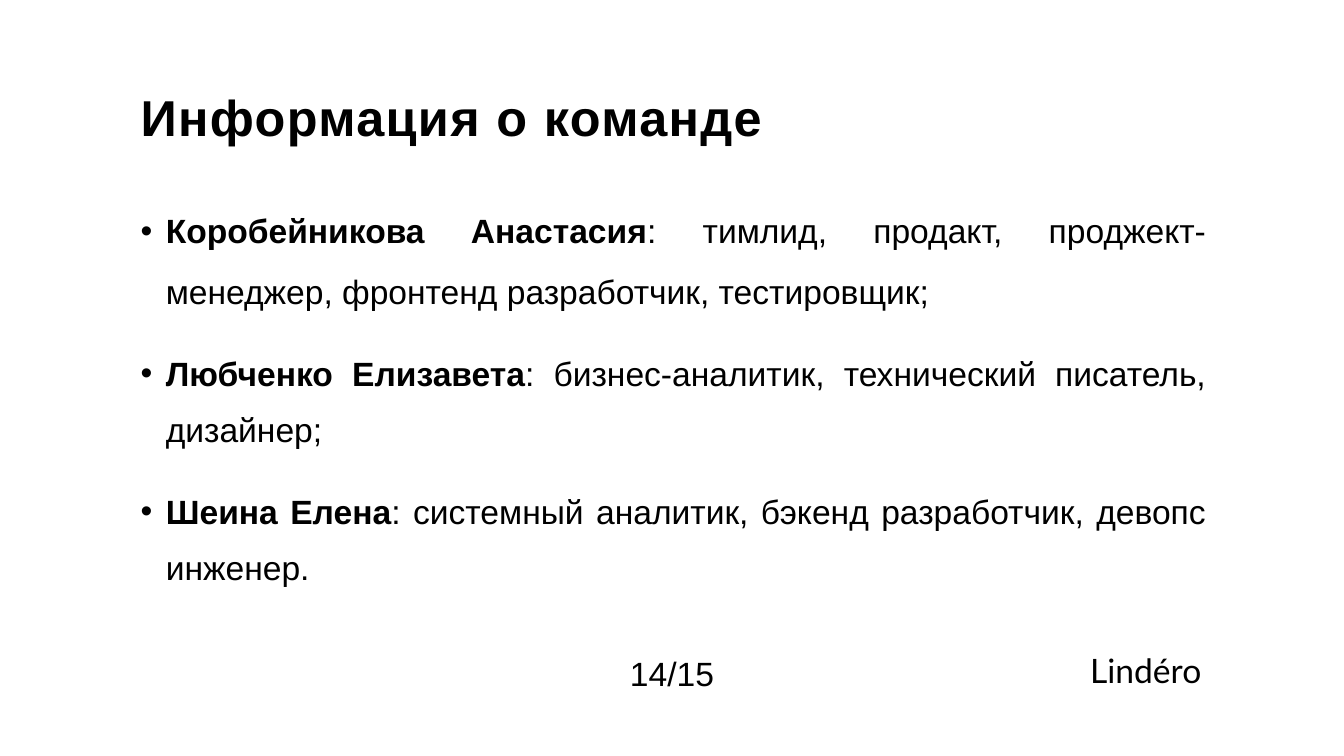
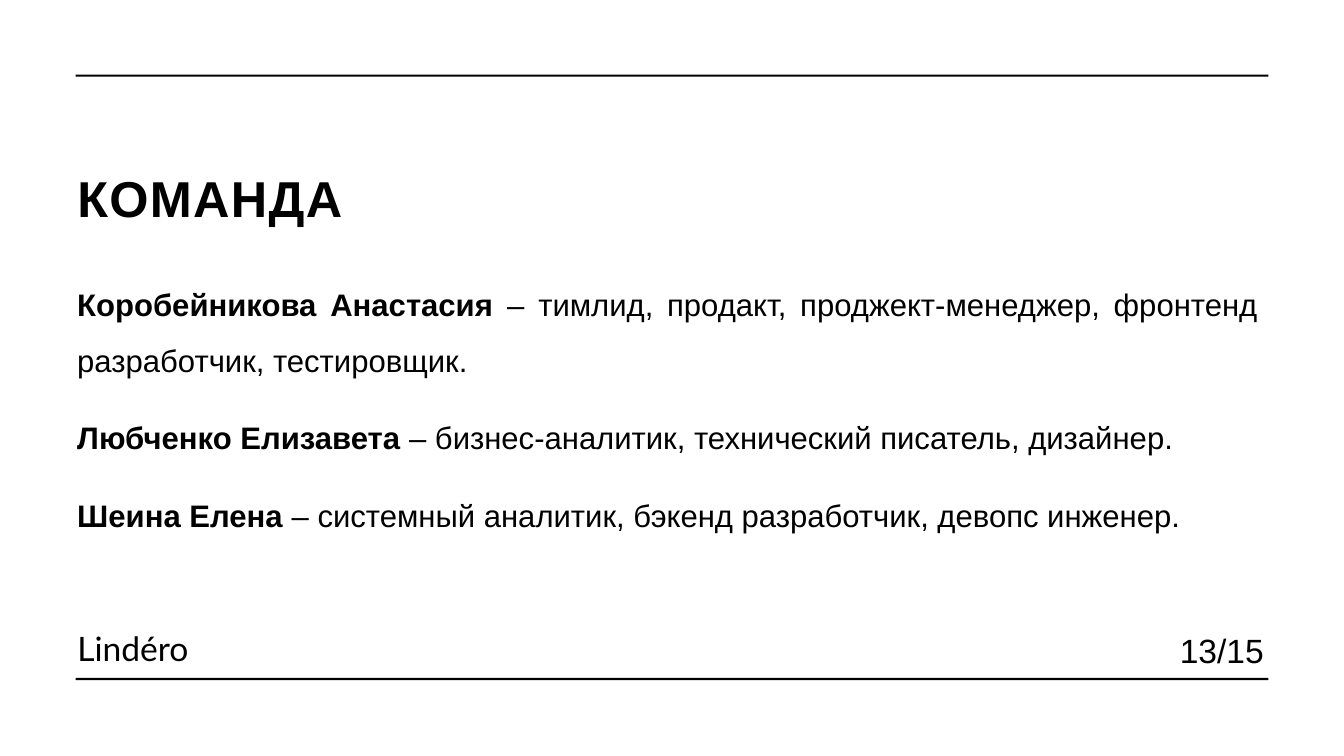
Before and after one commit to raiden-20/online_gallery, a slide deck: slide 13 of Документация/Презентация/Презентация.pptx (slide 14 before the commit). Drawn at 1344x756 pixels with LibreOffice and Linux fonts; fonts in the diff are those of the drawing. Boxes give left, top, right and bottom in pixels: in the first picture for what was removed or moved away, otherwise in the second. Text is boxed around its words. In the diff, an @@ line names an element or a change of style, - is before the commit and + after.

Commit message:
Update presentation

```diff
--- a/Документация/Презентация/Презентация.pptx
+++ b/Документация/Презентация/Презентация.pptx
@@ line added from (76, 76) to (1268, 76), #000000 1.5 pt @@
@@ title removed at [141, 99, 762, 146] @@
-Информация о команде
@@ text added at [77, 181, 342, 227], 36 pt, text #000000, bold @@
+КОМАНДА
@@ text at [77, 293, 1258, 533]: text changed; size 24 to 22.2 pt @@
-• Коробейникова Анастасия: тимлид, продакт, проджект-менеджер, фронтенд разработчик, тестировщик;
-• Любченко Елизавета: бизнес-аналитик, технический писатель, дизайнер;
-• Шеина Елена: системный аналитик, бэкенд разработчик, девопс инженер.
+Коробейникова Анастасия – тимлид, продакт, проджект-менеджер, фронтенд разработчик, тестировщик.
+Любченко Елизавета – бизнес-аналитик, технический писатель, дизайнер.
+Шеина Елена – системный аналитик, бэкенд разработчик, девопс инженер.
@@ text "Lindéro": place and size @@
-text "Lindéro" at [1090, 658, 1201, 684]
+text "Lindéro" at [77, 636, 188, 662]
@@ text added at [1180, 638, 1264, 664], 24 pt, text #000000 @@
+13/15
@@ line added from (76, 680) to (1268, 680), #000000 1.5 pt @@
@@ text removed at [630, 661, 714, 687] @@
-14/15
```
Also in this commit, not shown: 12 other slides changed, 2 slides added, 2 slides removed, 1 other file.
